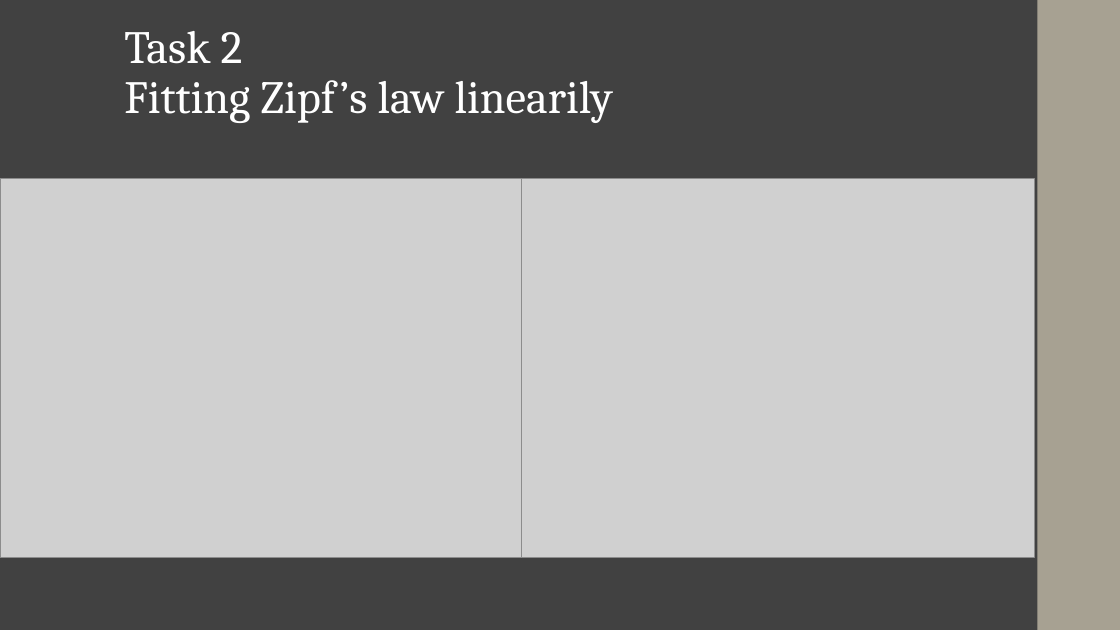
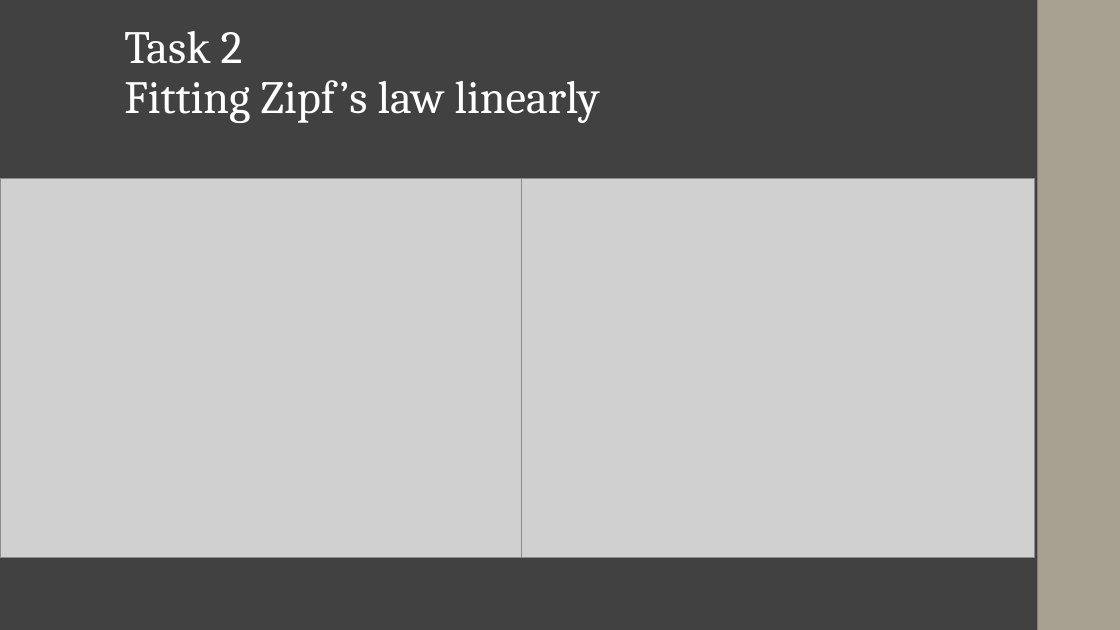
Before and after one commit to niriikon/NLTP_ProjectNo2, a slide deck: slide 8 of docs/Project_Presentation.pptx. Drawn at 1120x630 pixels with LibreOffice and Linux fonts; fonts in the diff are those of the drawing; grey boxes stand for pictures. Boxes give left, top, right and bottom in pixels: in the first picture for what was removed or moved away, otherwise in the second. Text is boxed around its words. In the diff, an @@ line names an element or a change of style, - is before the commit and + after.

```diff
--- a/docs/Project_Presentation.pptx
+++ b/docs/Project_Presentation.pptx
@@ title at (124,31,600,123): text changed @@
-Task 2
-Fitting Zipf’s law linearily
+Task 2
+Fitting Zipf’s law linearly
```
Also in this commit, not shown: 2 other slides changed, 10 other files.
